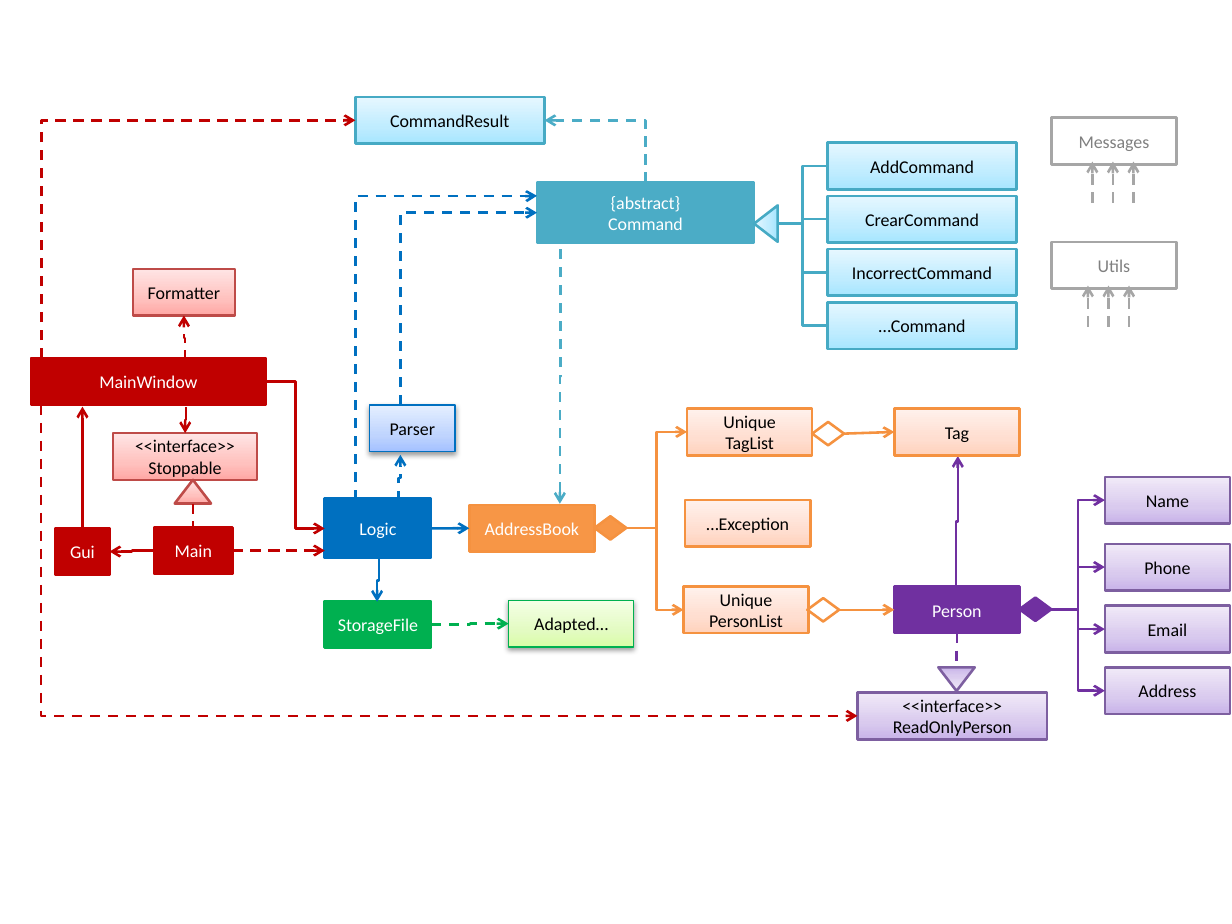
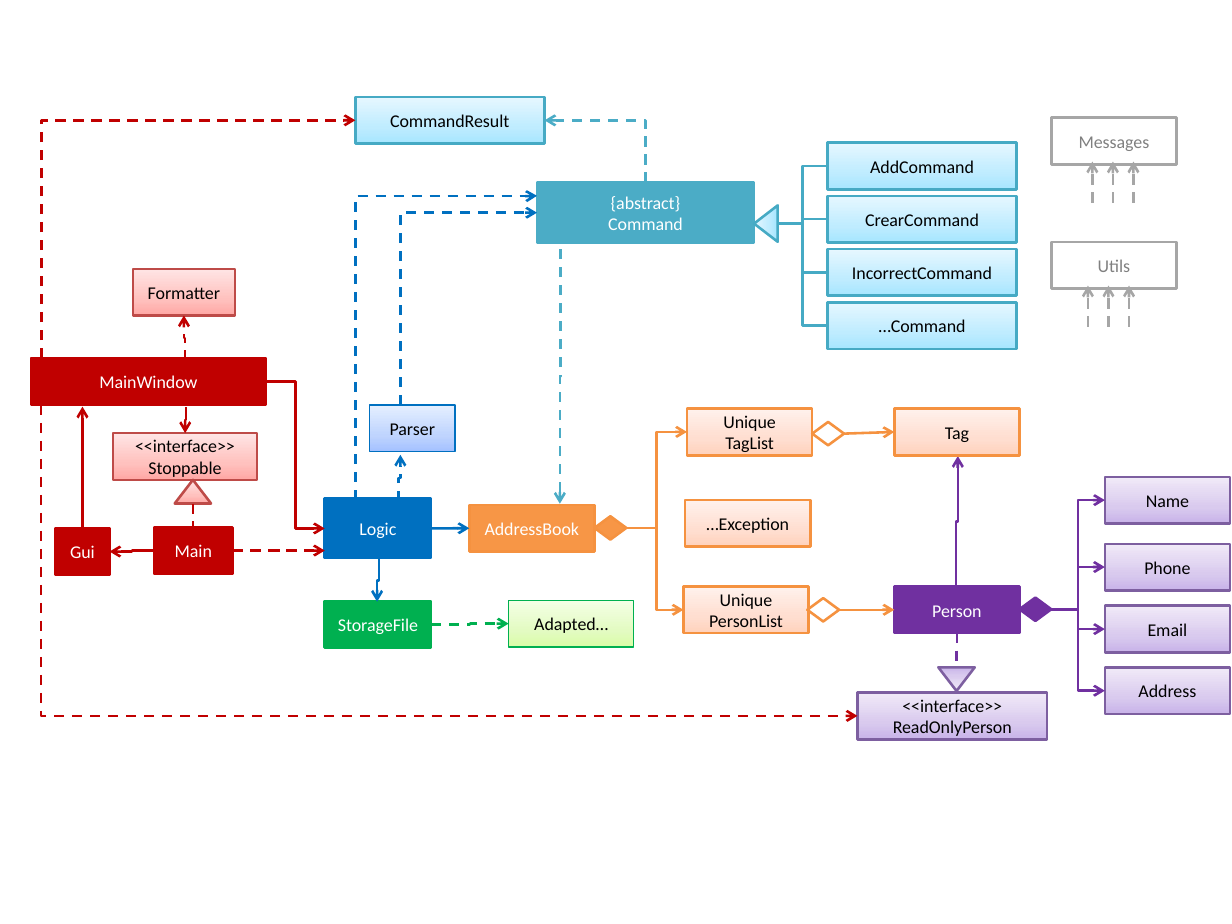
Before and after one commit to se-edu/addressbook-level25, a slide deck: slide 2 of doc/Diagrams.pptx. Drawn at 1232x924 pixels with LibreOffice and Linux fonts; fonts in the diff are those of the drawing. Boxes give left, top, right and bottom in pixels: in the first picture for what was removed or moved away, otherwise in the second. Text is boxed around its words. In the diff, an @@ line names an element or a change of style, - is before the commit and + after.

```diff
--- a/doc/Diagrams.pptx
+++ b/doc/Diagrams.pptx
@@ rectangle "Parser" at (x1=370, y1=405, x2=455, y2=452): shadow off @@
@@ rectangle "Adapted…" at (x1=509, y1=600, x2=634, y2=647): shadow off @@
```
Also in this commit, not shown: 1 slide added, 2 other files.
